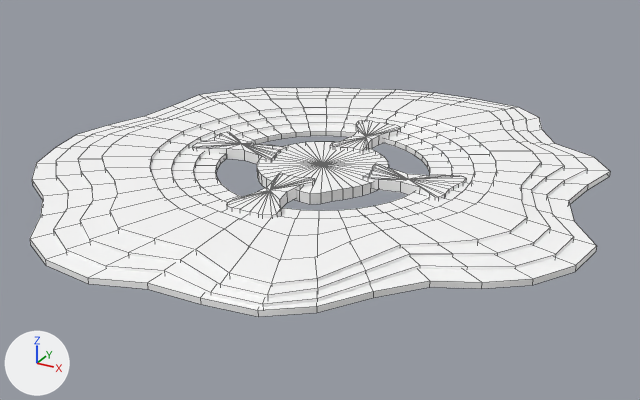
A saved change to the FBX model Assets/Models/Level/Big_29.fbx.
Before and after are seen from a camera (50 mm lens) standing at (72.1, -132.2, 60.3) and looking at (0.8, -2.5, -4.5). Arrows for +X, +Y and +Z are at lower left; the lights stay in place. Mesh edges are drawn as thin lines. Where no turn or scale is listed for an object, it has been applied to the vertices.
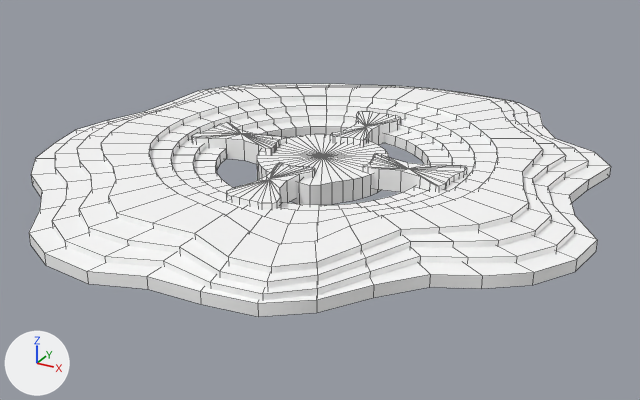
Where the newer file only moved an object's origin or applied its transform, the numbers keep the older frame.

Where the change shows, as pixel boxes [x1, y1, x2, y2] in the pictures (640 x 400 px):
'polySurface47', mesh rescaled
    before: [78, 95, 564, 298]
    after: [77, 86, 565, 288]
'polySurface48', mesh rescaled, moved
    before: [102, 99, 541, 287]
    after: [101, 87, 543, 273]
'polySurface49', mesh rescaled, moved
    before: [53, 91, 587, 307]
    after: [52, 85, 588, 300]
'polySurface36', mesh rescaled
    before: [30, 88, 610, 317]
    after: [29, 84, 611, 317]
'polySurface50', mesh rescaled, moved (14% taller)
    before: [257, 142, 389, 204]
    after: [257, 134, 389, 205]
'polySurface53', mesh rescaled
    before: [363, 164, 466, 200]
    after: [363, 154, 467, 193]
'polySurface54', mesh rescaled
    before: [227, 173, 315, 218]
    after: [226, 162, 315, 209]
'polySurface51', mesh rescaled (30% taller)
    before: [192, 132, 286, 164]
    after: [191, 122, 286, 164]
'polySurface52', mesh rescaled
    before: [330, 120, 400, 153]
    after: [330, 111, 401, 146]

The edits, one by one:
me_mesh has 160 vertices, 120 faces and spans x -43.8..43.8, y -46.5..46.5, z -1.0..0.0.
me_mesh is used by ob_polysurface47; location (0.0, -0.3, 2.0).
me_mesh part 4: the whole mesh is scaled about its middle by (1, 1, 2), then moved by (0.0, 0.0, 1.5).
me_mesh_005 has 61 vertices, 60 faces and spans x -25.8..-8.8, y -5.4..5.2, z 1.0..3.0.
me_mesh_005 is used by ob_polysurface51; location (0.0, 0.0, -1.0).
me_mesh_005 part 6: the whole mesh is scaled about its middle by (1, 1, 2), then moved by (0.0, 0.0, 1.0).
me_mesh_001 has 160 vertices, 120 faces and spans x -39.9..39.9, y -43.0..43.0, z -0.5..0.5.
me_mesh_001 is used by ob_polysurface48; location (0.0, -1.3, 2.0).
me_mesh_001 part 9: the whole mesh is scaled about its middle by (1, 1, 2), then moved by (0.0, -1.3, 4.0).
me_mesh_004 has 81 vertices, 80 faces and spans x -12.0..12.0, y -12.5..12.5, z -2.0..0.0.
me_mesh_004 is used by ob_polysurface50; location (0.0, -0.5, 1.5).
me_mesh_004 part 7: the whole mesh is scaled about its middle by (1, 1, 2), then moved by (0.0, -0.5, 2.0).
me_mesh_003 has 160 vertices, 120 faces and spans x -47.7..47.7, y -49.6..49.6, z -0.5..0.5.
me_mesh_003 is used by ob_polysurface49; location (-0.1, 0.2, 1.0).
me_mesh_003 part 1: the whole mesh is scaled about its middle by (1, 1, 2), then moved by (-0.1, 0.2, 2.0).
me_mesh_008 has 61 vertices, 60 faces and spans x 8.8..25.8, y -5.2..5.4, z 1.0..3.0.
me_mesh_008 is used by ob_polysurface53; location (0.0, 0.0, -1.0).
me_mesh_008 part 8: the whole mesh is scaled about its middle by (1, 1, 2), then moved by (0.0, 0.0, 1.0).
me_mesh_007 has 61 vertices, 60 faces and spans x -4.8..4.6, y -25.1..-7.9, z 1.0..3.0.
me_mesh_007 is used by ob_polysurface54; location (0.0, 0.0, -1.0).
me_mesh_007 part 2: the whole mesh is scaled about its middle by (1, 1, 2), then moved by (0.0, 0.0, 1.0).
me_mesh_006 has 57 vertices, 56 faces and spans x -4.6..4.8, y 7.9..25.1, z 1.0..3.0.
me_mesh_006 is used by ob_polysurface52; location (0.0, 0.0, -1.0).
me_mesh_006 part 3: the whole mesh is scaled about its middle by (1, 1, 2), then moved by (0.0, 0.0, 1.0).
me_mesh_002 has 160 vertices, 120 faces and spans x -51.5..51.1, y -29.1..76.2, z -1.0..0.0.
me_mesh_002 is used by ob_polysurface36; location (0.0, -23.4, 1.0).
me_mesh_002 part 5: the whole mesh is scaled about its middle by (1, 1, 2), then moved by (0.0, 0.0, 0.5).
Object 'polySurface48' (ob_polysurface48) moves from (0.0, -1.3, 2.0) to (0.0, 0.0, 0.0).
Object 'polySurface50' (ob_polysurface50) moves from (0.0, -0.5, 1.5) to (0.0, 0.0, 0.0).
Object 'polySurface49' (ob_polysurface49) moves from (-0.1, 0.2, 1.0) to (0.0, 0.0, 0.0).
